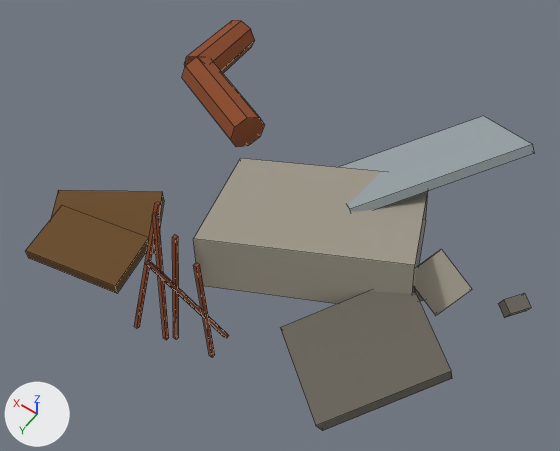
What one commit did to the FBX model pirate-crew/Assets/Art/Models/WorldKit/ChemPlant/ChemPlant_Debris.fbx.
One viewpoint serves both versions: a 50 mm camera at (-3.14, 5.23, 8.19) aimed at (0.51, 0.12, 0.16). Lighting does not change. The marker at lower left points along +X, +Y and +Z. The first picture is the older version. Mesh edges are drawn as thin lines.

In view in the first picture: 'ChemPlant_Debris'.
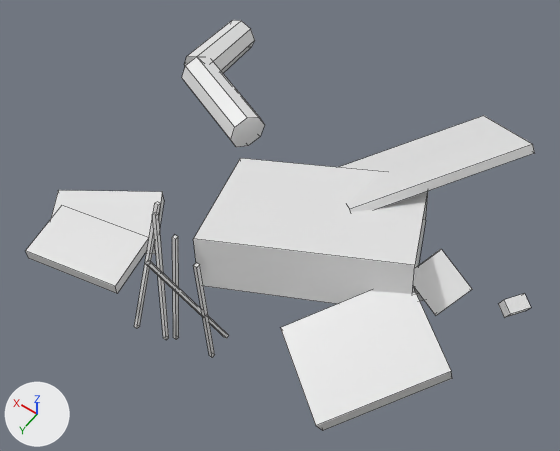
Edits to the scene script, one JSON object a line:
```json
{"op": "set", "path": "mat_kit_concretedark.base_color", "old": "(0.147, 0.133, 0.107)", "new": "(0.8, 0.8, 0.8)", "note": "dark grey #6b665c -> white #e7e7e7"}
{"op": "set", "path": "mat_kit_concretemid.base_color", "old": "(0.342, 0.314, 0.254)", "new": "(0.8, 0.8, 0.8)", "note": "grey #9e988a -> white #e7e7e7"}
{"op": "set", "path": "mat_kit_rust.base_color", "old": "(0.262, 0.0685, 0.0212)", "new": "(0.8, 0.8, 0.8)", "note": "brown #8c4a28 -> white #e7e7e7"}
{"op": "set", "path": "mat_kit_rust.roughness", "old": "1.0", "new": "0.4"}
{"op": "set", "path": "mat_kit_steelpale.base_color", "old": "(0.314, 0.361, 0.381)", "new": "(0.8, 0.8, 0.8)", "note": "grey #98a2a6 -> white #e7e7e7"}
{"op": "set", "path": "mat_kit_steelpale.roughness", "old": "1.0", "new": "0.4"}
{"op": "set", "path": "mat_kit_wooddark.base_color", "old": "(0.147, 0.0723, 0.0212)", "new": "(0.8, 0.8, 0.8)", "note": "brown #6b4c28 -> white #e7e7e7"}
{"op": "set", "path": "mat_kit_wooddark.roughness", "old": "1.0", "new": "0.4"}
```

Changed parts and their boxes (x1, y1, x2, y2) in the pictures (560 x 451 px):
```json
{"object": "ChemPlant_Debris", "change": "recoloured, surface changed", "before": [26, 20, 535, 430], "after": [26, 20, 535, 430], "on screen": "grey to white"}
```
